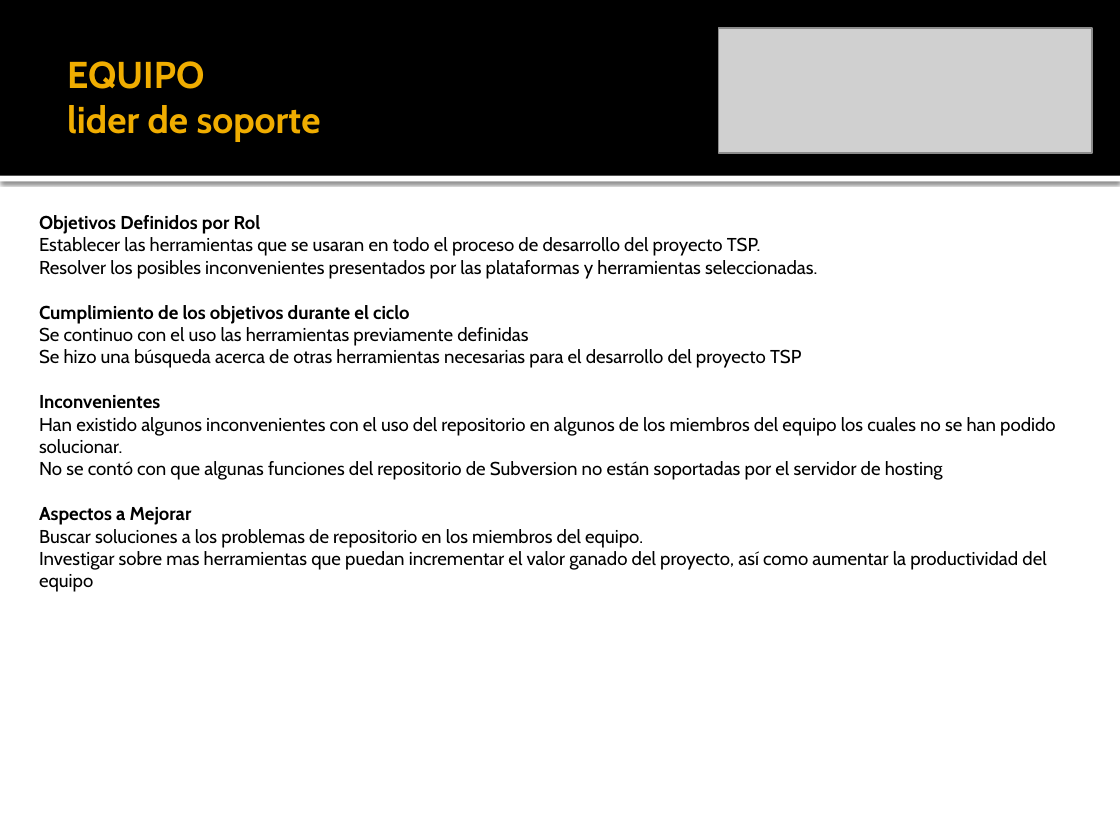
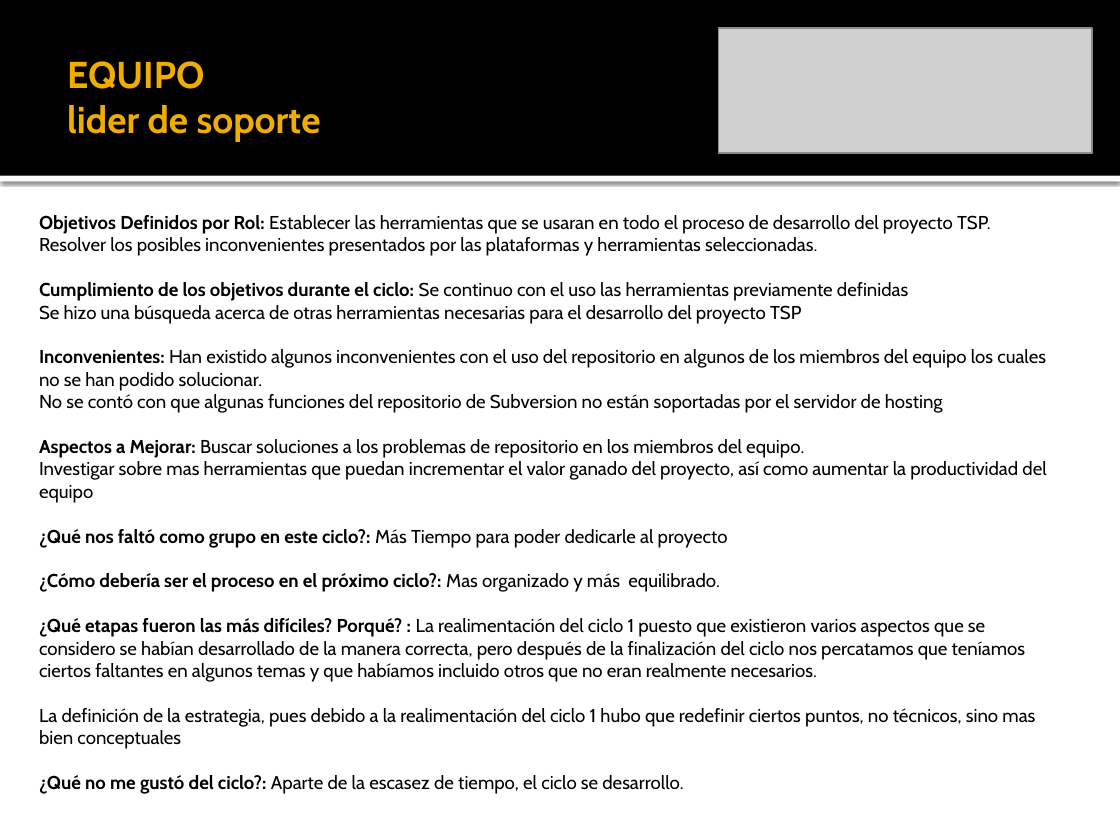
Before and after one commit to leseroth/ingenium-managment, a slide deck: slide 13 of CSOF5101 Ingeniera de Software/TSP/0323PostMortemTSPCiclo2.pptx (slide 12 before the commit). Drawn at 1120x840 pixels with LibreOffice and Linux fonts; fonts in the diff are those of the drawing; grey boxes stand for pictures. Boxes give left, top, right and bottom in pixels: in the first picture for what was removed or moved away, otherwise in the second. Text is boxed around its words. In the diff, an @@ line names an element or a change of style, - is before the commit and + after.

Commit message:
Version final del ciclo 2

```diff
--- a/CSOF5101 Ingeniera de Software/TSP/0323PostMortemTSPCiclo2.pptx
+++ b/CSOF5101 Ingeniera de Software/TSP/0323PostMortemTSPCiclo2.pptx
@@ text at bbox=[39, 215, 1046, 794]: text changed @@
-Objetivos Definidos por Rol
-Establecer las herramientas que se usaran en todo el proceso de desarrollo del proyecto TSP.
-Resolver los posibles inconvenientes presentados por las plataformas y herramientas seleccionadas.
-Cumplimiento de los objetivos durante el ciclo
-Se continuo con el uso las herramientas previamente definidas
-Se hizo una búsqueda acerca de otras herramientas necesarias para el desarrollo del proyecto TSP
-Inconvenientes
-Han existido algunos inconvenientes con el uso del repositorio en algunos de los miembros del equipo los cuales no se han podido solucionar.
-No se contó con que algunas funciones del repositorio de Subversion no están soportadas por el servidor de hosting
-Aspectos a Mejorar
-Buscar soluciones a los problemas de repositorio en los miembros del equipo.
-Investigar sobre mas herramientas que puedan incrementar el valor ganado del proyecto, así como aumentar la productividad del equipo
+Objetivos Definidos por Rol: Establecer las herramientas que se usaran en todo el proceso de desarrollo del proyecto TSP.
+Resolver los posibles inconvenientes presentados por las plataformas y herramientas seleccionadas.
+Cumplimiento de los objetivos durante el ciclo: Se continuo con el uso las herramientas previamente definidas
+Se hizo una búsqueda acerca de otras herramientas necesarias para el desarrollo del proyecto TSP
+Inconvenientes: Han existido algunos inconvenientes con el uso del repositorio en algunos de los miembros del equipo los cuales no se han podido solucionar.
+No se contó con que algunas funciones del repositorio de Subversion no están soportadas por el servidor de hosting
+Aspectos a Mejorar: Buscar soluciones a los problemas de repositorio en los miembros del equipo.
+Investigar sobre mas herramientas que puedan incrementar el valor ganado del proyecto, así como aumentar la productividad del equipo
+¿Qué nos faltó como grupo en este ciclo?: Más Tiempo para poder dedicarle al proyecto
+¿Cómo debería ser el proceso en el próximo ciclo?: Mas organizado y más equilibrado.
+¿Qué etapas fueron las más difíciles? Porqué? : La realimentación del ciclo 1 puesto que existieron varios aspectos que se considero se habían desarrollado de la manera correcta, pero después de la finalización del ciclo nos percatamos que teníamos ciertos faltantes en algunos temas y que habíamos incluido otros que no eran realmente necesarios.
+La definición de la estrategia, pues debido a la realimentación del ciclo 1 hubo que redefinir ciertos puntos, no técnicos, sino mas bien conceptuales
+¿Qué no me gustó del ciclo?: Aparte de la escasez de tiempo, el ciclo se desarrollo.
```
Also in this commit, not shown: 8 other slides changed, 1 slide added, 5 slides removed, 1 other file.
